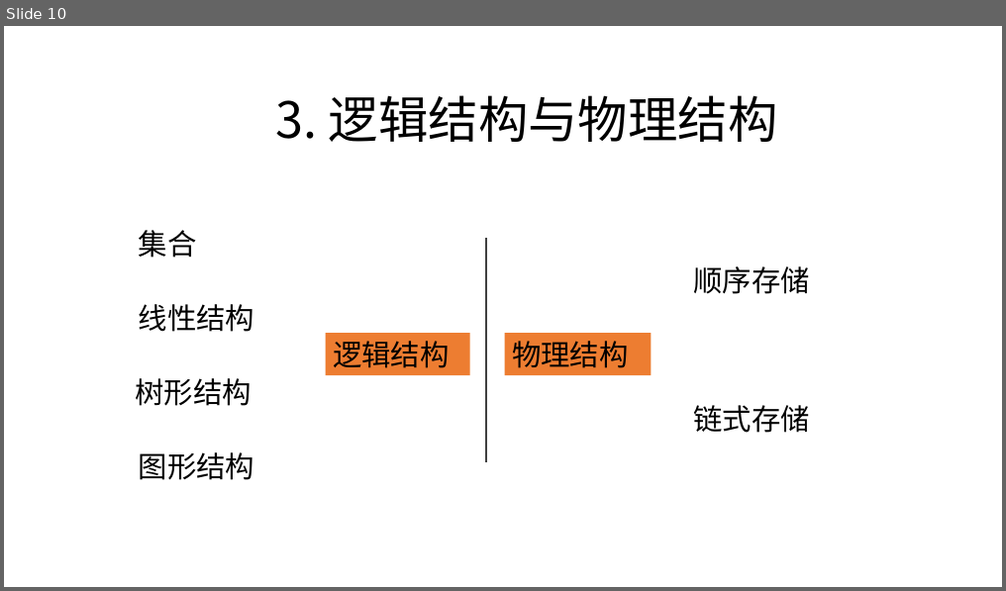
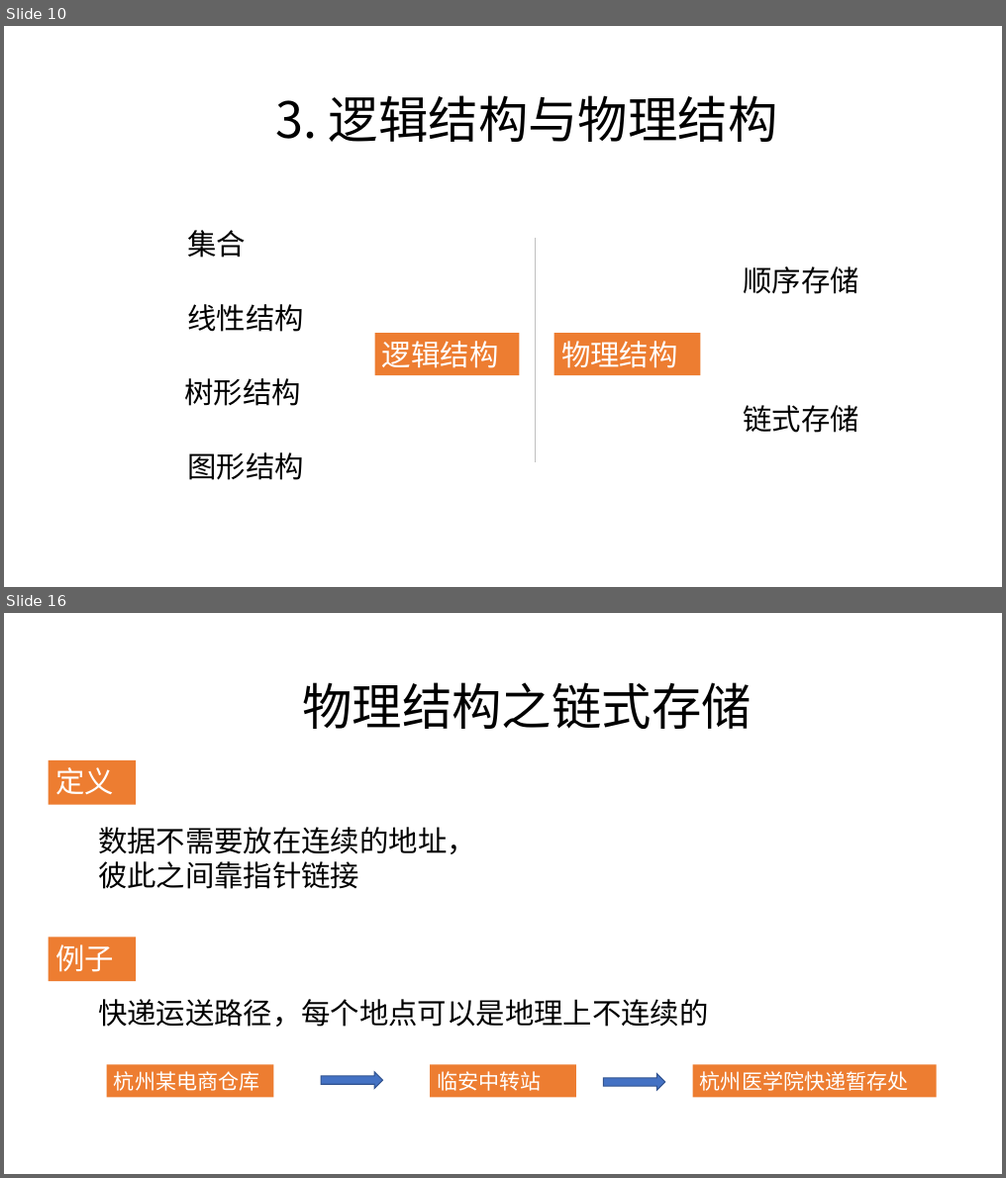
Before and after one commit to zjyesir/hmc_data_structure, a slide deck: 1绪论.pptx. Shown one above the other, each under a label of ours: slide 10 before the commit, slides 10 and 16 after it; the slides between them are not shown. The pictures are 1006x591 and 1006x1178 pixels, drawn with LibreOffice and Linux fonts; fonts in the diff are those of the drawing; background and template pictures are left out. Boxes give left, top, right and bottom in pixels: in the first picture for what was removed or moved away, otherwise in the second. Text is boxed around its words. In the diff, an @@ line names an element or a change of style, - is before the commit and + after.

Commit message:
1.绪论写完 2.改了一写结构布局，比如，定义和例子用橙色方块标注，并每张ppt里他们的位置都是一样的

```diff
--- a/1绪论.pptx
+++ b/1绪论.pptx
@@ slide 16 added at [4, 613, 1002, 1174], background picture (left out) @@
@@ text added at [302, 682, 751, 729], 48 pt, text #000000 @@
+物理结构之链式存储
@@ rectangle added at [49, 761, 136, 805], fill #ED7D31, 28 pt, text #FFFFFF @@
+定义
@@ text added at [98, 827, 476, 889], 28 pt, text #000000 @@
+数据不需要放在连续的地址，彼此之间靠指针链接
@@ rectangle added at [49, 937, 136, 981], fill #ED7D31, 28 pt, text #FFFFFF @@
+例子
@@ text added at [98, 999, 709, 1027], 28 pt, text #000000 @@
+快递运送路径，每个地点可以是地理上不连续的
@@ rectangle added at [107, 1065, 273, 1098], fill #ED7D31, 20 pt, text #FFFFFF @@
+杭州某电商仓库
@@ right arrow added at [321, 1072, 382, 1089], fill #4472C4, outline #325491 1 pt @@
@@ rectangle added at [430, 1065, 576, 1098], fill #ED7D31, 20 pt, text #FFFFFF @@
+临安中转站
@@ right arrow added at [604, 1074, 665, 1090], fill #4472C4, outline #325491 1 pt @@
@@ rectangle added at [693, 1065, 937, 1098], fill #ED7D31, 20 pt, text #FFFFFF @@
+杭州医学院快递暂存处
@@ slide 10 changed as well @@
@@ 6 texts, 2 rectangles, 1 line: place and size @@
-6 texts, 2 rectangles, 1 line at [136, 230, 810, 480]
+6 texts, 2 rectangles, 1 line at [184, 230, 858, 480]
@@ line (536, 239) - (536, 464): stroke #404040 1 pt to #BFBFBF 1 pt @@
@@ rectangle "逻辑结构" at [374, 333, 519, 375]: text colour #000000 to #FFFFFF @@
@@ rectangle "物理结构" at [554, 333, 700, 375]: text colour #000000 to #FFFFFF @@
```
Also in this commit, not shown: 10 other slides changed, 5 other slides added, 4 slides removed, 3 other files.
